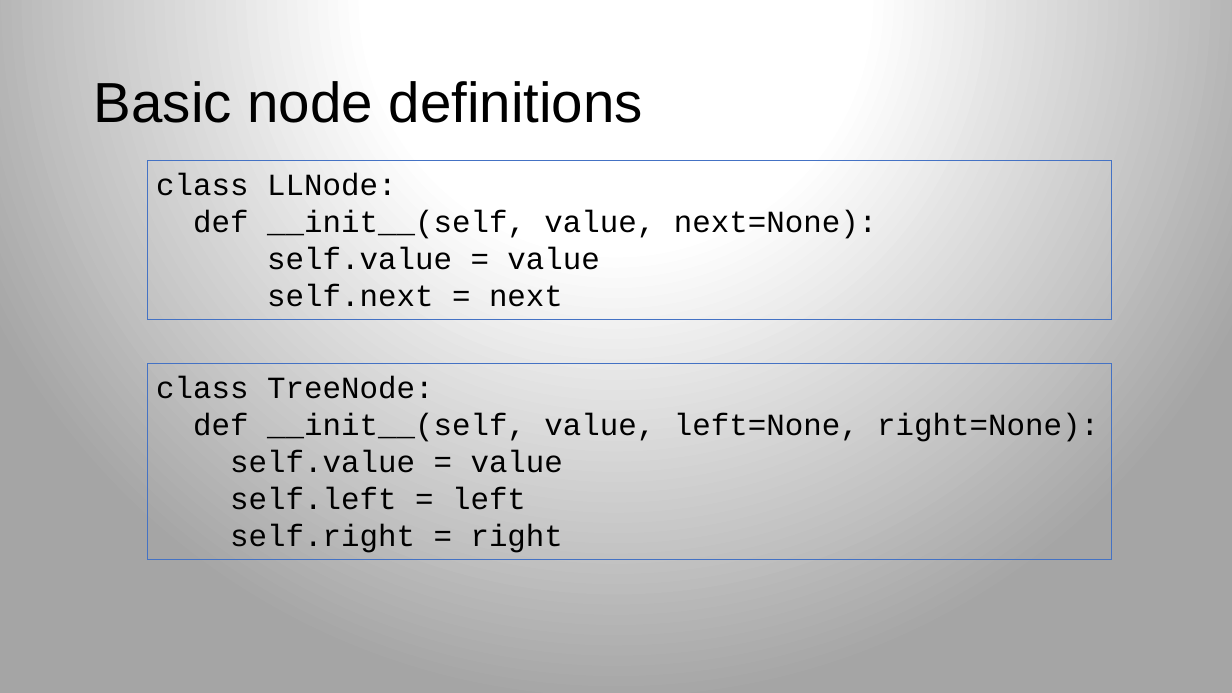
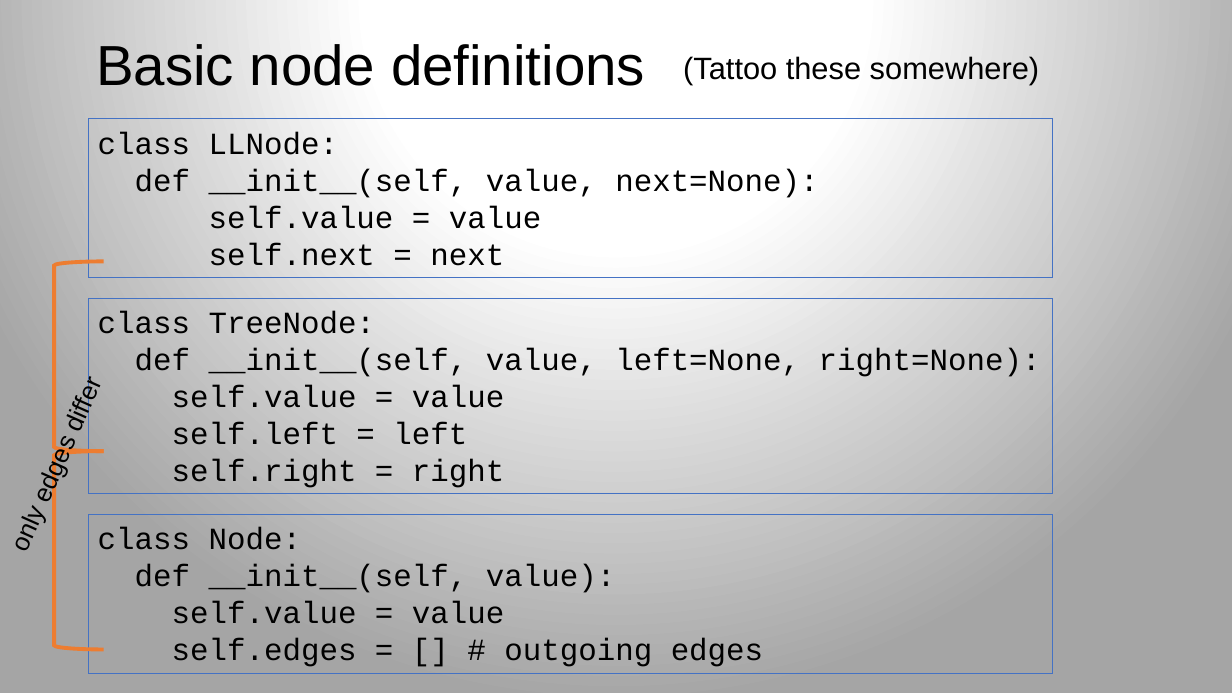
Before and after one commit to parrt/msds689, a slide deck: slide 18 of notes/core-data-structures.pptx (slide 12 before the commit). Drawn at 1232x693 pixels with LibreOffice and Linux fonts; fonts in the diff are those of the drawing; background and template pictures are left out. Boxes give left, top, right and bottom in pixels: in the first picture for what was removed or moved away, otherwise in the second. Text is boxed around its words. In the diff, an @@ line names an element or a change of style, - is before the commit and + after.

```diff
--- a/notes/core-data-structures.pptx
+++ b/notes/core-data-structures.pptx
@@ title "Basic node definitions": place and size @@
-title "Basic node definitions" at [94, 81, 643, 123]
+title "Basic node definitions" at [96, 44, 645, 86]
@@ text added at [683, 56, 1039, 85], 24 pt, text #000000 @@
+(Tattoo these somewhere)
@@ rectangle "class LLNode:": place and size @@
-rectangle "class LLNode:" at [147, 161, 1111, 320]
+rectangle "class LLNode:" at [89, 119, 1053, 278]
@@ left bracket added at [55, 262, 104, 451], outline #ED7D31 3 pt @@
@@ rectangle "class TreeNode:": place and size @@
-rectangle "class TreeNode:" at [147, 363, 1111, 559]
+rectangle "class TreeNode:" at [89, 299, 1053, 494]
@@ text added at [0, 360, 116, 566], 20 pt, text #000000 @@
+only edges differ
@@ left bracket added at [55, 451, 104, 650], outline #ED7D31 3 pt @@
@@ rectangle added at [89, 515, 1053, 674], outline #4472C4 0.75 pt, 24 pt, text #000000 @@
+class Node:
+def __init__(self, value):
+self.value = value
+self.edges = [] # outgoing edges
```
Also in this commit, not shown: 8 other slides changed, 6 slides added, 2 slides removed, 4 other files.
